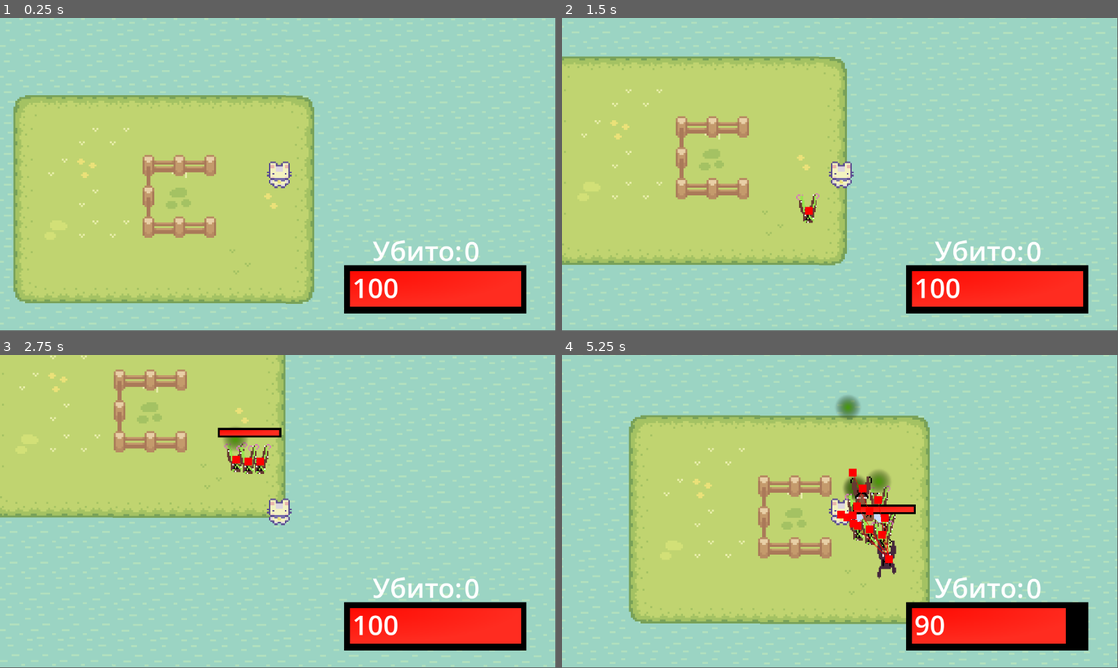
Above: before the commit, frames 1-4 (two rows, left to right).
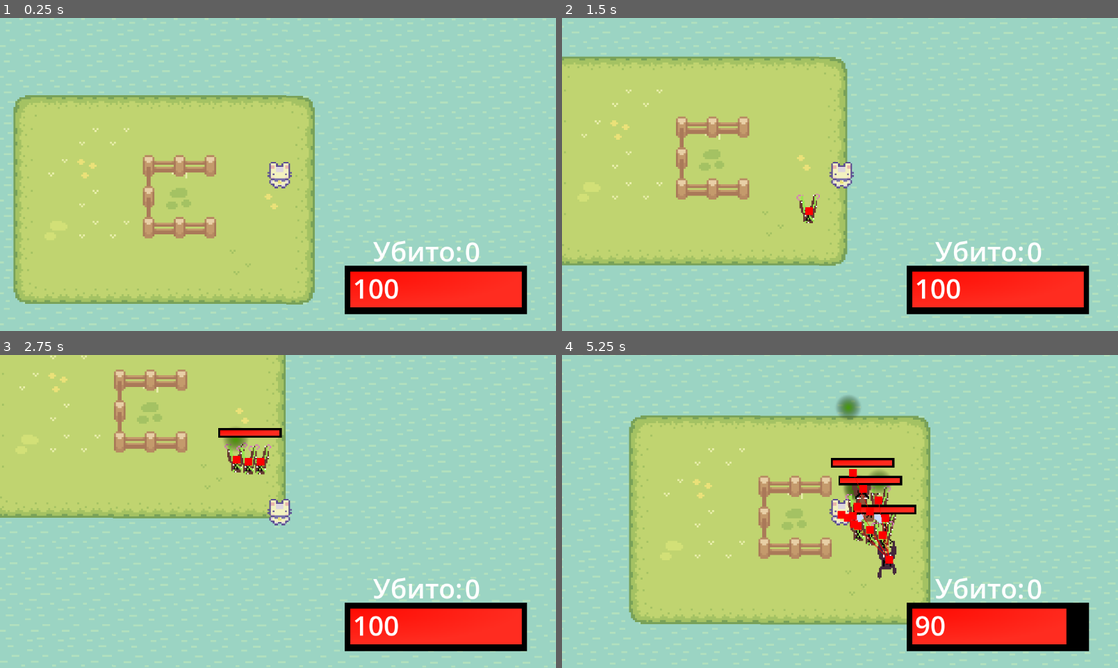
Above: after the commit, the same moments.

Repository: Nikmorking/war-of-impuls
Game: Godot game, scene res://сцены/node_2d.tscn
Same seed, same stepped clock (60 frames per second), same inputs: the game is played once before the commit and once after it.
Inputs (mouse positions are in pixels of both pictures, inside the frame that each line leads up to):
- Up to frame 1 (0.25 s): no input
- Up to frame 2 (1.5 s): tap Enter (ui_accept) at 0.5, 0.77 s; move the mouse to (962, 158) at 0.52 s; hold Right (ui_right) 0.53-1.28 s; tap 5 (spawn_5) at 0.6 s; move the mouse to (728, 190) at 1.27 s; hold Down (ui_down) from 1.28 s (still down); tap ` (devlog) at 1.35 s
- Up to frame 3 (2.75 s): tap Enter (ui_accept) at 1.52 s; tap 5 (spawn_5) at 1.55, 2.3 s; move the mouse to (333, 442) at 2.02 s; release Down (ui_down) at 2.03 s; hold Right (ui_right) from 2.03 s (still down); click (333, 442) at 2.1 s
- Up to frame 4 (5.25 s): move the mouse to (812, 574) at 2.77 s; release Right (ui_right) at 2.78 s; hold Up (ui_up) 2.78-3.53 s; right-click (812, 574) at 2.85 s; tap Enter (ui_accept) at 3.02, 3.77, 4.52 s; tap 5 (spawn_5) at 3.05, 3.8, 4.55 s; move the mouse to (1006, 558) at 3.52 s; hold Left (ui_left) 3.53-5.03 s; tap 1 (spawn_1) at 3.6 s; move the mouse to (673, 464) at 4.27 s; tap 2 (spawn_2) at 4.35 s; move the mouse to (867, 511) at 5.02 s; hold Down (ui_down) from 5.03 s (still down); tap 3 (spawn_3) at 5.1 s
In our replay, the window is 799x449 before the commit and 800x450 after it. These sizes can differ from the game's own. Grey fills any space a smaller window leaves; there, only what the larger window draws over its background counts as a difference.

The runs differ from the first frame. In frame 1, 1.9% of the frame differs, in the area x 2-95%, y 24-95%; in frame 2, 1.8%; in frame 3, 1.8%; in frame 4, 3.3%, in the area x 12-95%, y 19-95%.

Commit message:
hiller 3.0

Diff:
--- a/nft/project.godot
+++ b/nft/project.godot
@@ -23,6 +23,11 @@
 
 Gg="*res://scripts/gg.gd"
 Enemy="*res://scripts/Basic_enemy.gd"
+
+[display]
+
+window/size/initial_position_type=0
+window/stretch/mode="viewport"
 
 [input]
 
@@ -98,6 +103,11 @@
 "events": [Object(InputEventKey,"resource_local_to_scene":false,"resource_name":"","device":-1,"window_id":0,"alt_press …(191 unchanged characters)…
 ]
 }
+menu={
+"deadzone": 0.5,
+"events": [Object(InputEventKey,"resource_local_to_scene":false,"resource_name":"","device":-1,"window_id":0,"alt_pressed":false,"shift_pressed":false,"ctrl_pressed":false,"meta_pressed":false,"pressed":false,"keycode":0,"physical_keycode":4194305,"key_label":0,"unicode":0,"location":0,"echo":false,"script":null)
+]
+}
 
 [rendering]
 
--- a/nft/scripts/Basic_enemy.gd
+++ b/nft/scripts/Basic_enemy.gd
@@ -65,5 +65,6 @@
 	health = max_health
 	if(self.name != "Enemy"):
 		tik()
+		vis_health()
 		get_player()
 	pass
--- a/nft/scripts/хиллер.gd
+++ b/nft/scripts/хиллер.gd
@@ -8,6 +8,7 @@
 	nav = $NavigationAgent2D
 	top = true
 	player = self
+	bodys.append(self)
 
 # Called when the node enters the scene tree for the first time.
 
@@ -31,12 +32,13 @@
 
 func hill() -> void:
 	$GPUParticles2D.emitting = true
+
 	for i in bodys.size():
 		if bodys[i] != null:
+			bodys[i].vis_health()
 			print(bodys[i].tipy)
 			if (bodys[i].health <= bodys[i].max_health):
 				bodys[i].health += add_health
-				health = max_health
 				print("хил")
 	pass # Replace with function body.
 
--- a/nft/сцены/хиллер.tscn
+++ b/nft/сцены/хиллер.tscn
@@ -33,7 +33,8 @@
 collision_layer = 4
 collision_mask = 6
 script = ExtResource("1_1y525")
-max_health = 90
+add_health = 2
+max_health = 60
 SPEED = 60
 tipy = "хиллер"
 damage = 1
